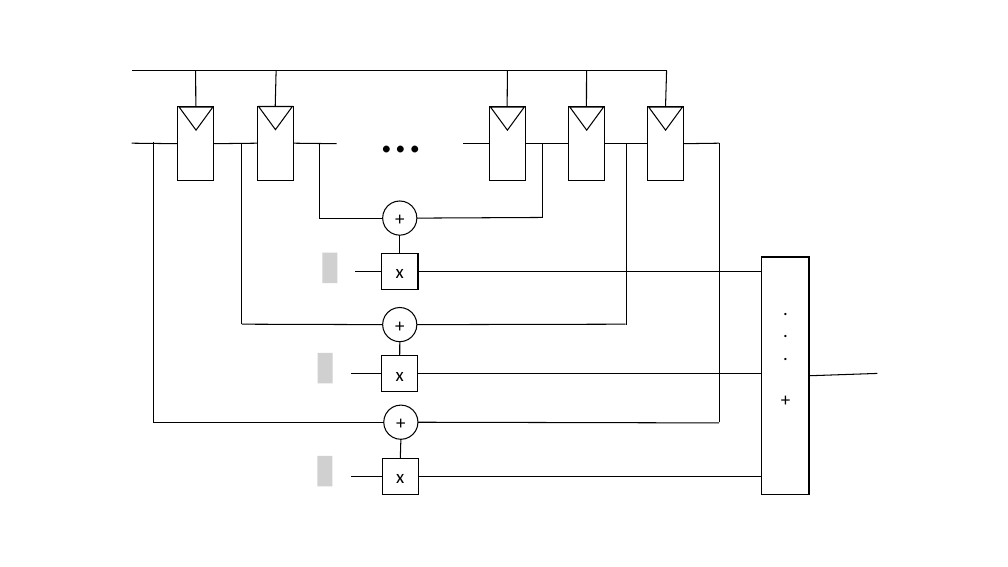
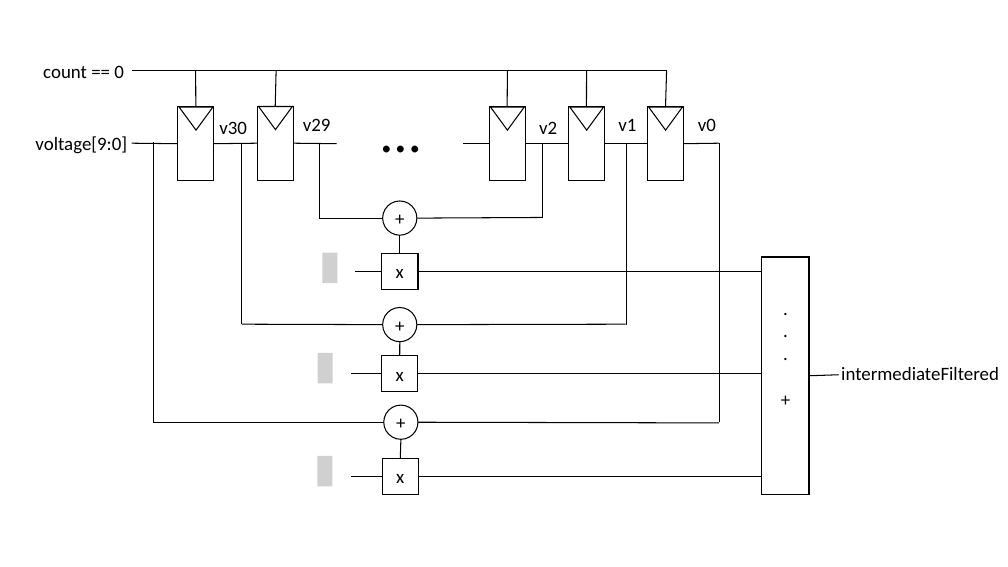
Before and after one commit to klm2193/E155_Final_Project, a slide deck: slide 1 of Kristina/diagrams.pptx. Drawn at 1008x567 pixels with LibreOffice and Linux fonts; fonts in the diff are those of the drawing; grey boxes stand for pictures. Boxes give left, top, right and bottom in pixels: in the first picture for what was removed or moved away, otherwise in the second. Text is boxed around its words. In the diff, an @@ line names an element or a change of style, - is before the commit and + after.

Commit message:
Finished filter diagram

```diff
--- a/Kristina/diagrams.pptx
+++ b/Kristina/diagrams.pptx
@@ text added at [43,65,124,78], 18 pt, text #000000 @@
+count == 0
@@ text added at [303,118,331,131], 18 pt, text #000000 @@
+v29
@@ text added at [618,118,636,131], 18 pt, text #000000 @@
+v1
@@ text added at [698,118,716,131], 18 pt, text #000000 @@
+v0
@@ text added at [35,136,127,154], 18 pt, text #000000 @@
+voltage[9:0]
@@ text added at [219,121,247,134], 18 pt, text #000000 @@
+v30
@@ text added at [539,121,557,134], 18 pt, text #000000 @@
+v2
@@ line moved from (809, 376) - (878, 374) to (809, 376) - (839, 375) @@
@@ text added at [841,367,999,380], 18 pt, text #000000 @@
+intermediateFiltered
```
Also in this commit, not shown: 4 other files.
